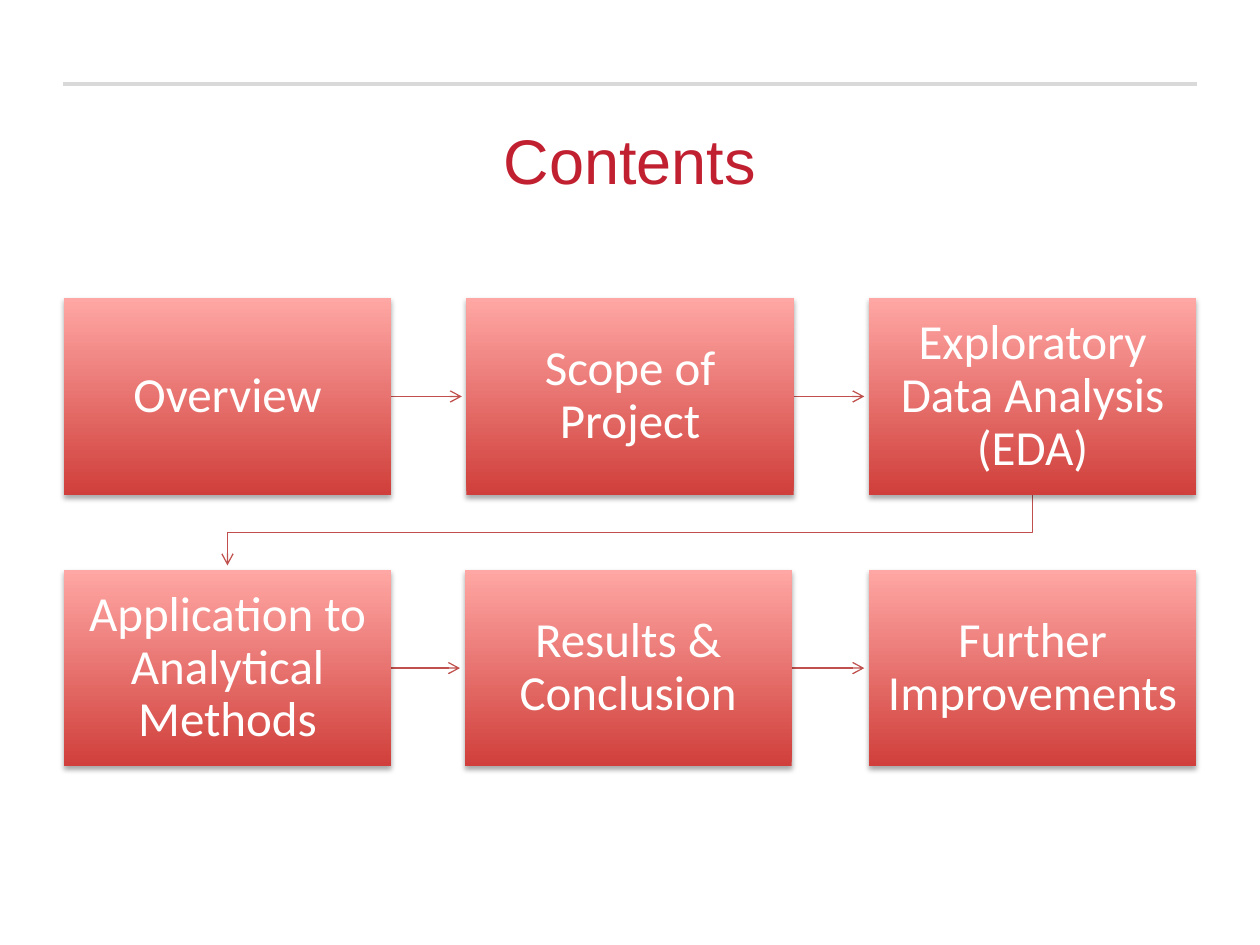
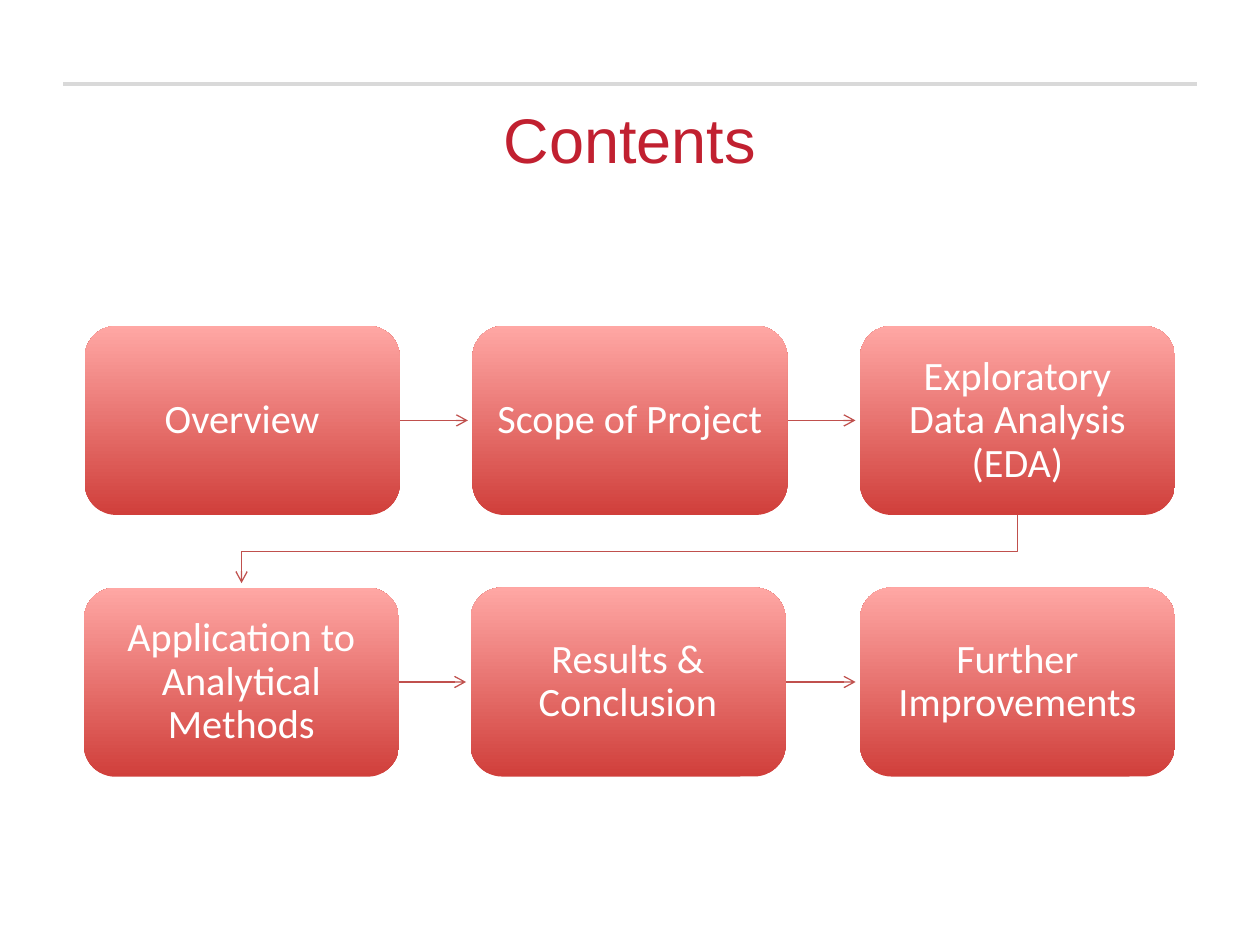
Before and after one commit to rajakash31/Presidential_Election_2016_Classification, a slide deck: slide 2 of Final Submission/Presidential Election Analysis_Final.pptx. Drawn at 1260x945 pixels with LibreOffice and Linux fonts; fonts in the diff are those of the drawing; background and template pictures are left out. Boxes give left, top, right and bottom in pixels: in the first picture for what was removed or moved away, otherwise in the second. Text is boxed around its words. In the diff, an @@ line names an element or a change of style, - is before the commit and + after.

Commit message:
analytical slide

```diff
--- a/Final Submission/Presidential Election Analysis_Final.pptx
+++ b/Final Submission/Presidential Election Analysis_Final.pptx
@@ title "Contents": place and size @@
-title "Contents" at (504, 140, 756, 185)
+title "Contents" at (504, 119, 756, 164)
@@ rectangle removed at (64, 299, 392, 495) @@
@@ rectangle removed at (869, 299, 1197, 495) @@
@@ rounded rectangle added at (84, 326, 399, 515), fill gradient #D1403C to #FFA6A5 @@
@@ rounded rectangle: place and size @@
-rounded rectangle at (466, 299, 794, 495)
+rounded rectangle at (472, 326, 788, 515)
@@ rounded rectangle added at (861, 326, 1176, 515), fill gradient #D1403C to #FFA6A5 @@
@@ text "Overview": place and size @@
-text "Overview" at (133, 378, 321, 412)
+text "Overview" at (165, 405, 320, 433)
@@ text "Scope of Project": place and size @@
-text "Scope of Project" at (545, 351, 716, 447)
+text "Scope of Project" at (497, 405, 762, 440)
@@ size 28 to 23 pt; less space between paragraphs in 6 elements at (539, 645, 717, 716), (497, 405, 762, 440), (127, 623, 355, 738), (898, 645, 1136, 723), (165, 405, 320, 433), (909, 362, 1125, 483) @@
@@ text "Exploratory Data Analysis (EDA)": place and size @@
-text "Exploratory Data Analysis (EDA)" at (901, 325, 1164, 472)
+text "Exploratory Data Analysis (EDA)" at (909, 362, 1125, 483)
@@ freeform shape: place and size @@
-freeform shape at (391, 391, 461, 403)
+freeform shape at (399, 415, 467, 427)
@@ freeform shape: place and size @@
-freeform shape at (794, 391, 864, 403)
+freeform shape at (788, 415, 856, 427)
@@ freeform shape: place and size @@
-freeform shape at (228, 494, 1033, 564)
+freeform shape at (242, 515, 1018, 583)
@@ rounded rectangle: place and size @@
-rounded rectangle at (64, 570, 392, 766)
+rounded rectangle at (84, 587, 399, 776)
@@ text "Application to Analytical Methods": place and size @@
-text "Application to Analytical Methods" at (89, 597, 366, 737)
+text "Application to Analytical Methods" at (127, 623, 355, 738)
@@ rounded rectangle: place and size @@
-rounded rectangle at (465, 570, 793, 766)
+rounded rectangle at (471, 587, 786, 776)
@@ text "Results & Conclusion": place and size @@
-text "Results & Conclusion" at (520, 623, 737, 711)
+text "Results & Conclusion" at (539, 645, 717, 716)
@@ rectangle to rounded rectangle; shadow off in 4 elements at (471, 587, 786, 776), (472, 326, 788, 515), (84, 587, 399, 776), (861, 587, 1176, 776) @@
@@ rounded rectangle: place and size @@
-rounded rectangle at (869, 570, 1197, 766)
+rounded rectangle at (861, 587, 1176, 776)
@@ text "Further Improvements": place and size @@
-text "Further Improvements" at (888, 623, 1177, 718)
+text "Further Improvements" at (898, 645, 1136, 723)
@@ freeform shape: place and size @@
-freeform shape at (391, 662, 460, 674)
+freeform shape at (399, 675, 466, 688)
@@ freeform shape: place and size @@
-freeform shape at (791, 662, 864, 674)
+freeform shape at (785, 675, 856, 688)
```
Also in this commit, not shown: 2 other slides changed, 5 slides added, 2 slides removed, 7 other files.
